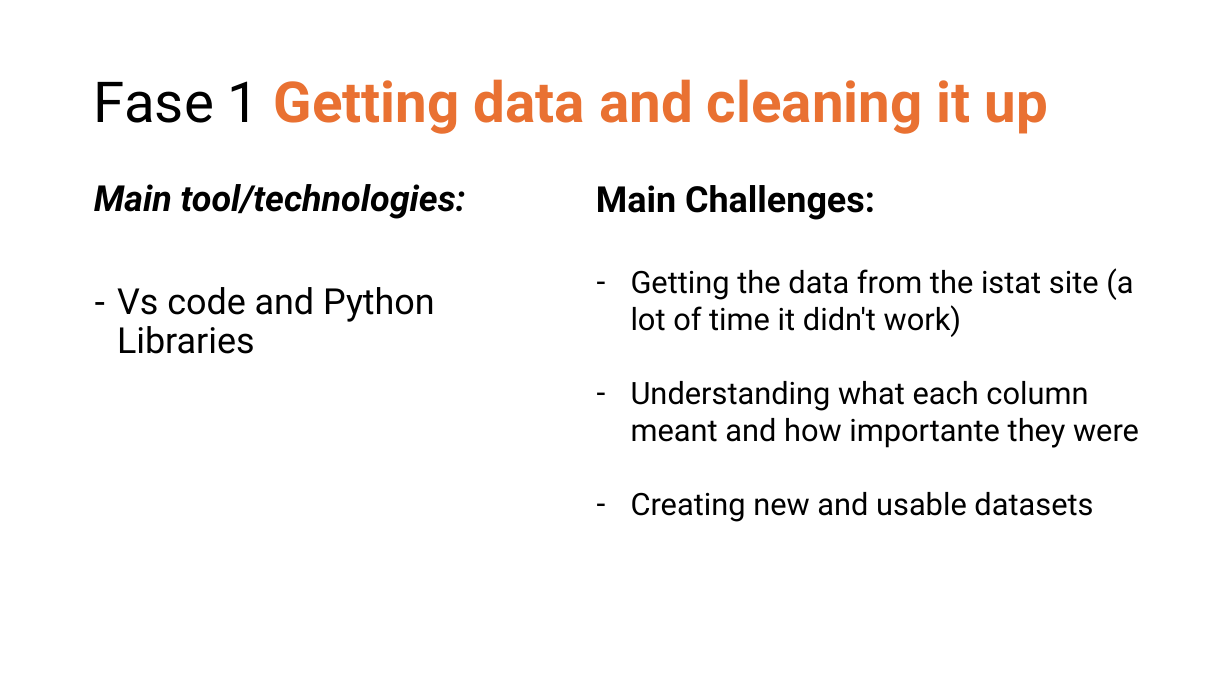
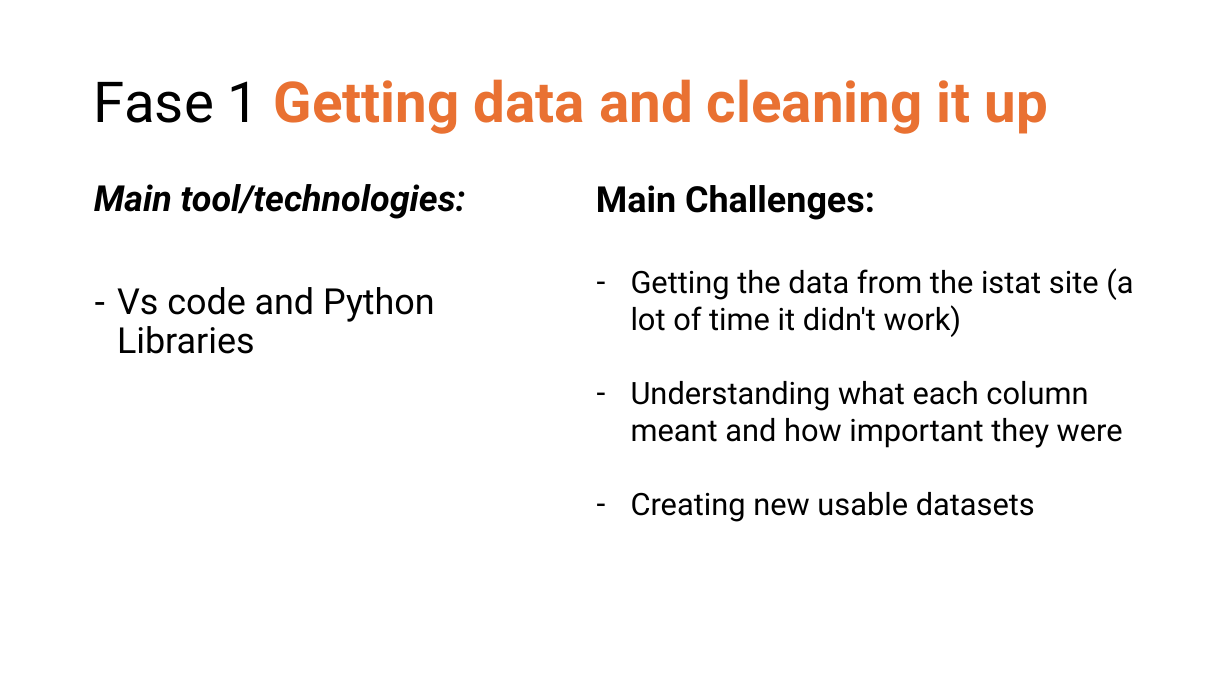
Before and after one commit to SamuelePuccini/final_project, a slide deck: slide 2 of Final Project presentation.pptx. Drawn at 1232x693 pixels with LibreOffice and Linux fonts; fonts in the diff are those of the drawing. Boxes give left, top, right and bottom in pixels: in the first picture for what was removed or moved away, otherwise in the second. Text is boxed around its words. In the diff, an @@ line names an element or a change of style, - is before the commit and + after.

```diff
--- a/Final Project presentation.pptx
+++ b/Final Project presentation.pptx
@@ text at (631, 381, 1123, 522): text changed @@
-– Understanding what each column meant and how importante they were
-– Creating new and usable datasets
+– Understanding what each column meant and how important they were
+– Creating new usable datasets
```
Also in this commit, not shown: 1 other file.
